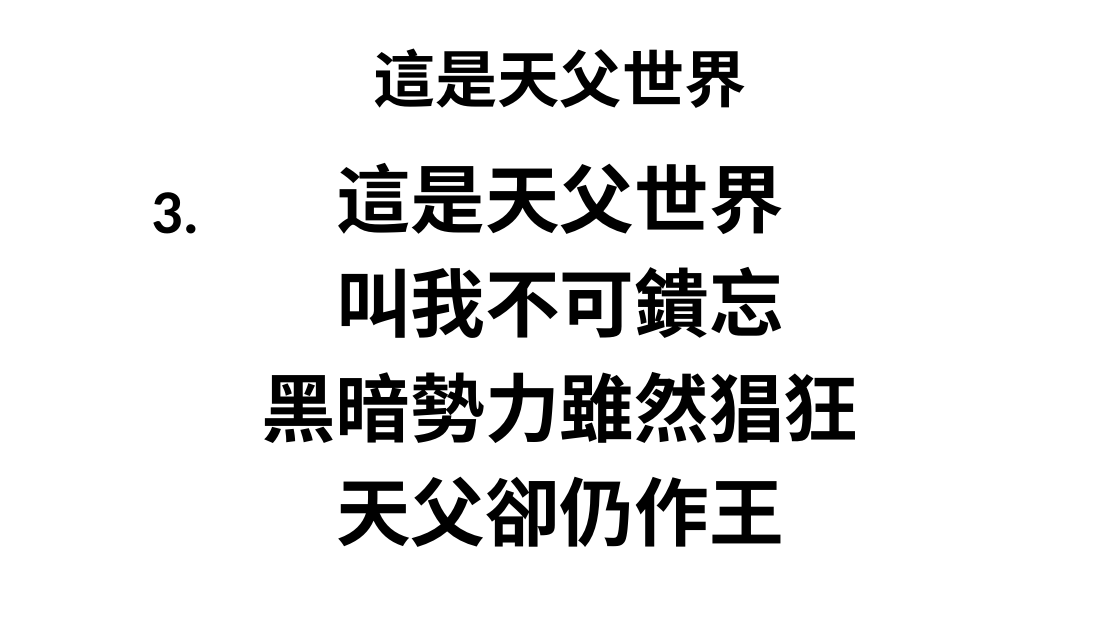
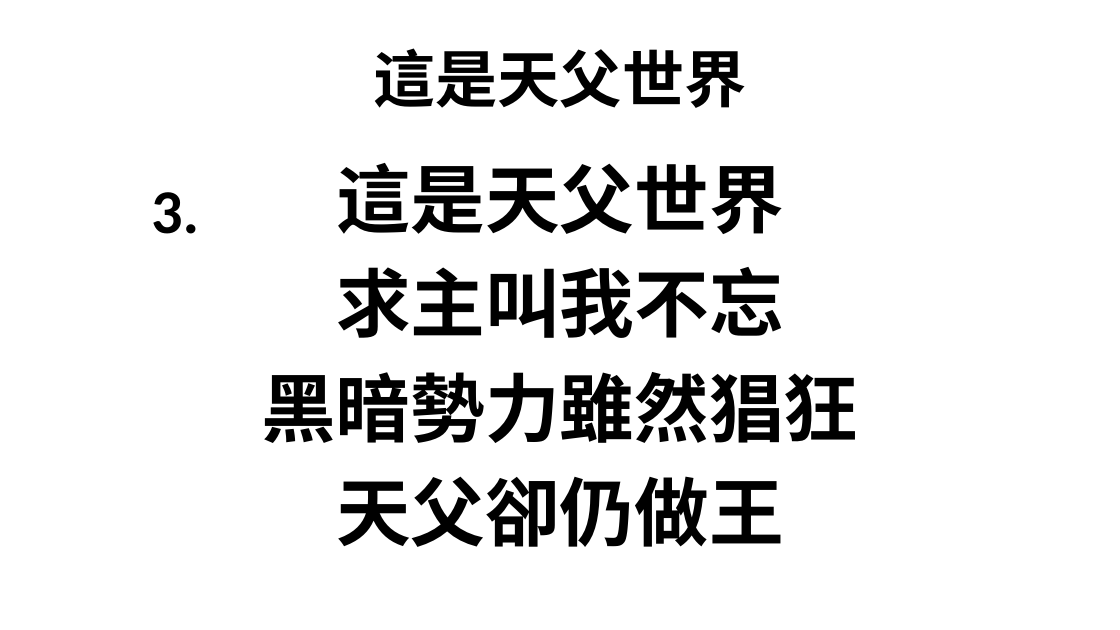
Before and after one commit to batisuoc/bible-school, a slide deck: slide 5 of 2020/10月.pptx. Drawn at 1120x630 pixels with LibreOffice and Linux fonts; fonts in the diff are those of the drawing; background and template pictures are left out. Boxes give left, top, right and bottom in pixels: in the first picture for what was removed or moved away, otherwise in the second. Text is boxed around its words. In the diff, an @@ line names an element or a change of style, - is before the commit and + after.

```diff
--- a/2020/10月.pptx
+++ b/2020/10月.pptx
@@ text at [336, 267, 784, 338]: text changed @@
-叫我不可鐀忘
+求主叫我不忘
@@ text at [336, 476, 784, 547]: text changed @@
-天父卻仍作王
+天父卻仍做王
```
Also in this commit, not shown: 5 other slides changed.
